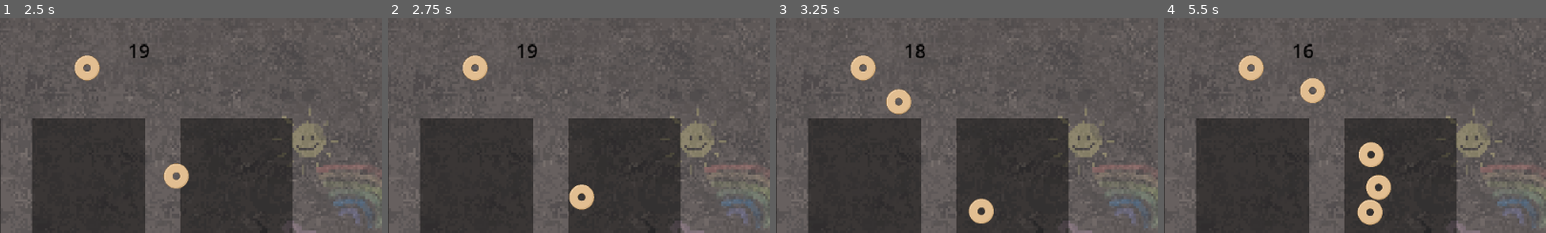
Above: before the commit, frames 1-4 (left to right).
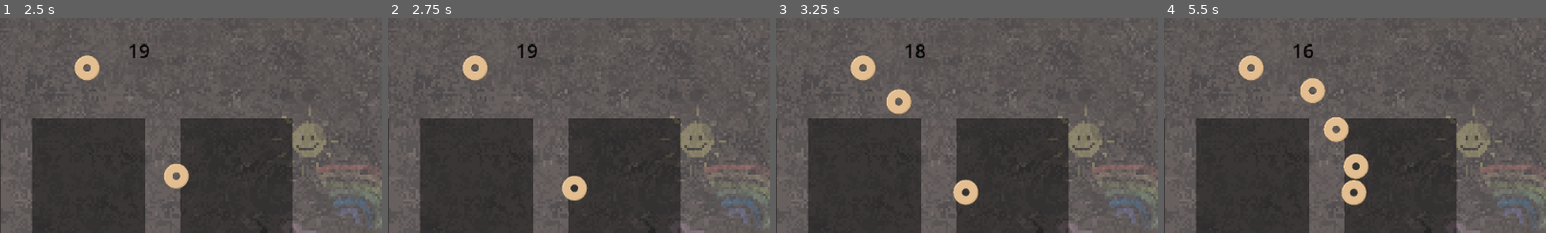
Above: after the commit, the same moments.

Repository: Sooshimi/golden-biscuit
Game: Godot game, scene res://scenes/battle_screen.tscn
The game is run twice, just before and just after one commit, with the same random seed, the same clock (stepped at 60 frames per second) and the same inputs.
Inputs (mouse positions are % of the whole screen's width and height, from its top left):
- Up to frame 1 (2.5 s): click (41, 90) at 0.5 s; click (49, 90) at 1.25 s; click (57, 90) at 2 s
- Up to frame 2 (2.75 s): no input
- Up to frame 3 (3.25 s): move the mouse to (49, 76) at 2.77 s; hold Right (right) from 2.78 s (still down); click (49, 76) at 2.85 s
- Up to frame 4 (5.5 s): move the mouse to (64, 49) at 3.52 s; release Right (right) at 3.53 s; hold Down (down) 3.53-4.28 s; click (64, 49) at 3.6 s; move the mouse to (64, 41) at 4.27 s; hold Right (right) 4.28-5.03 s; click (64, 41) at 4.35 s; move the mouse to (64, 35) at 5.02 s; hold Shift (up) from 5.03 s (still down); click (64, 35) at 5.1 s
The pictures show only the part of the screen within x 38-88%, y 4-54%; the shares and areas given below are measured in that part.

Frame 1 is identical in both runs. In frame 2, 0.8% of the frame differs, in the area x 45-54%, y 73-90%; in frame 3, 1.2%; in frame 4, 3.4%, in the area x 41-60%, y 45-97%.

Commit message:
Update cookie.gd

Diff:
--- a/scripts/cookie.gd
+++ b/scripts/cookie.gd
@@ -14,7 +14,7 @@
 var speed := 100
 var min_cookie_throw_delay := 0.5
 var max_cookie_throw_delay := 1.5
-var min_cookie_throw_distance := 1.0
+var min_cookie_throw_distance := 0.5
 var max_cookie_throw_distance := 2.0
 
 func _ready() -> void:
